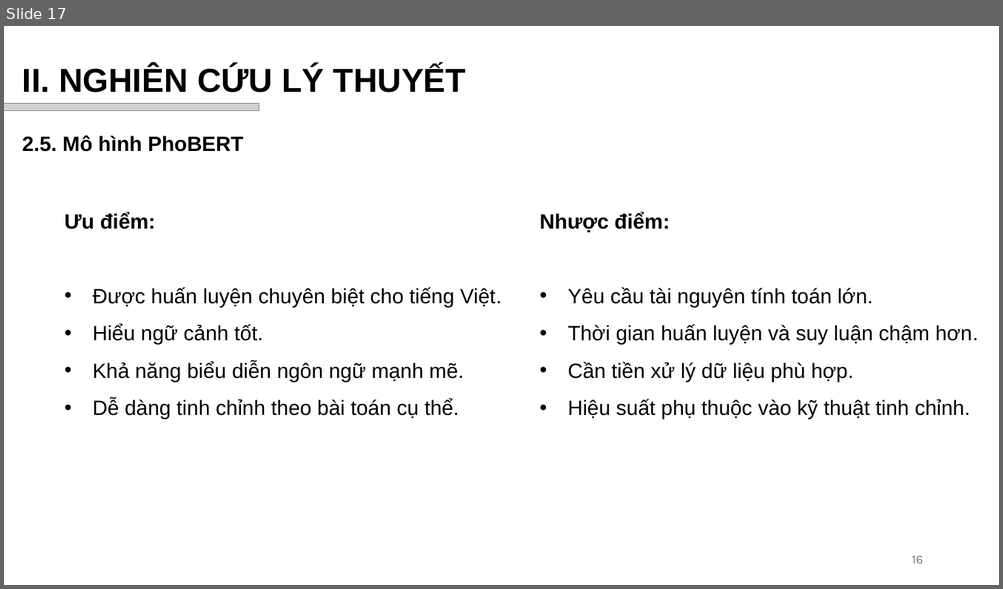
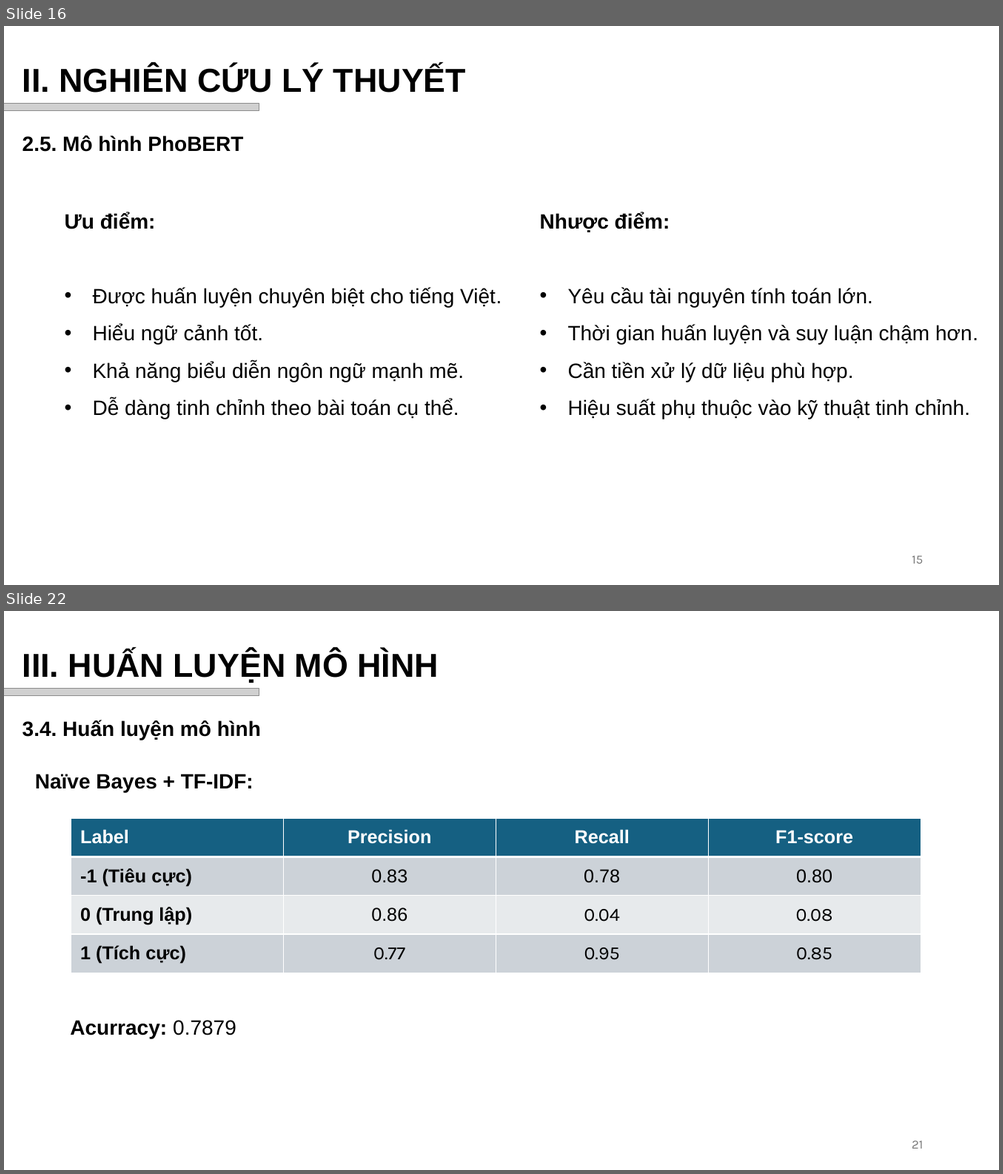
Before and after one commit to vhiepp/tn-da21ttb-110121209-duongvanhiep-sentiment-analysis, a slide deck: docs/pptx/Dương Văn Hiệp_110121209_DA21TTB.pptx. Shown one above the other, each under a label of ours: slide 17 before the commit, slides 16 and 22 after it; the slides between them are not shown. The pictures are 1003x589 and 1003x1174 pixels, drawn with LibreOffice and Linux fonts; fonts in the diff are those of the drawing; grey boxes stand for pictures; background and template pictures are left out. Boxes give left, top, right and bottom in pixels: in the first picture for what was removed or moved away, otherwise in the second. Text is boxed around its words. In the diff, an @@ line names an element or a change of style, - is before the commit and + after.

```diff
--- a/docs/pptx/Dương Văn Hiệp_110121209_DA21TTB.pptx
+++ b/docs/pptx/Dương Văn Hiệp_110121209_DA21TTB.pptx
@@ slide 22 added at (x1=4, y1=611, x2=999, y2=1170), background #FFFFFF @@
@@ text added at (x1=22, y1=651, x2=439, y2=683), 32 pt, text #000000, bold @@
+III. HUẤN LUYỆN MÔ HÌNH
@@ picture added at (x1=4, y1=689, x2=259, y2=696) @@
@@ text added at (x1=22, y1=720, x2=261, y2=740), 20 pt, text #000000, bold @@
+3.4. Huấn luyện mô hình
@@ text added at (x1=35, y1=774, x2=253, y2=792), 20 pt, text #000000, bold @@
+Naïve Bayes + TF-IDF:
@@ table added at (x1=71, y1=818, x2=922, y2=974), 4 rows, 4 columns @@
+Label | Precision | Recall | F1-score
+-1 (Tiêu cực) | 0.83 | 0.78 | 0.80
+0 (Trung lập) | 0.86 | 0.04 | 0.08
+1 (Tích cực) | 0.77 | 0.95 | 0.85
@@ text added at (x1=70, y1=1020, x2=236, y2=1039), 20 pt, text #000000, bold @@
+Acurracy: 0.7879
@@ page number added at (x1=911, y1=1141, x2=922, y2=1149), 12 pt, text #797979 @@
+21
@@ what was slide 17 is now slide 16 @@
@@ page number at (x1=911, y1=556, x2=922, y2=564): text changed @@
-16
+15
```
Also in this commit, not shown: 2 slides changed, 17 other slides added, 1 slide removed, 1 other file.
